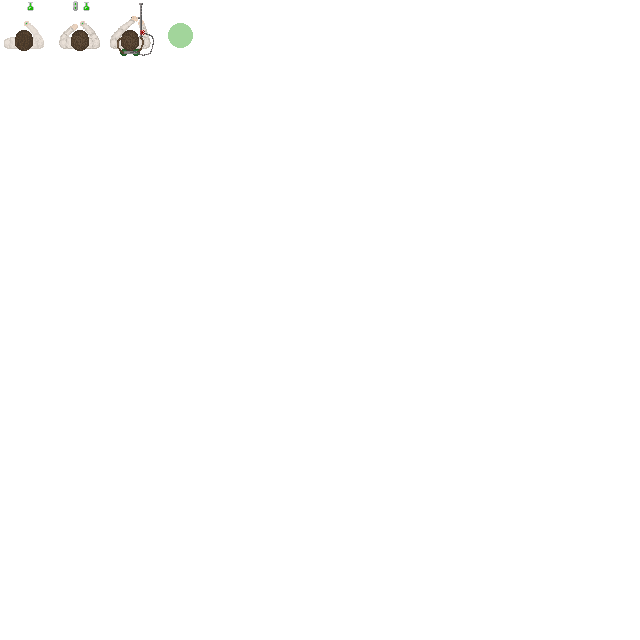
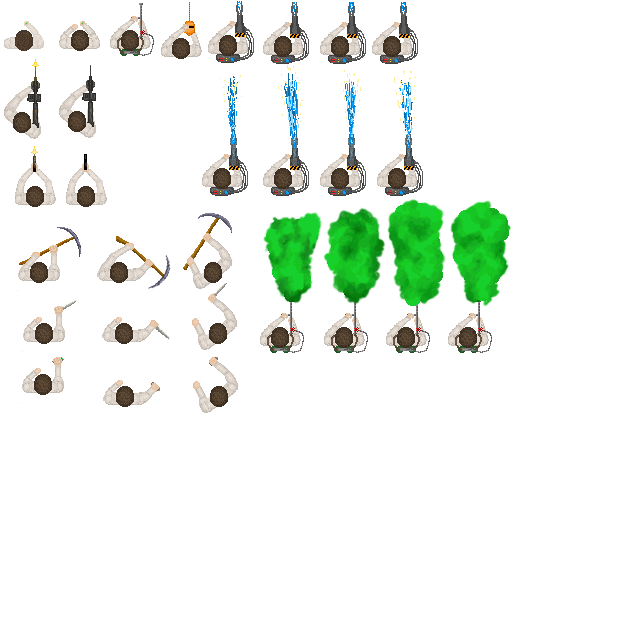
Layered file, before and after one edit (640 x 640). Changes by layer:
removed layer "Слой 2" over <box>70,3,193,56</box>
added layer "Слой 72" above "Слой 71" over <box>104,381,200,407</box>
added layer "Слой 71" above "Слой 70" over <box>193,357,239,413</box>
added layer "Слой 61" above "Слой 69" over <box>103,318,199,344</box>
added layer "Слой 68" above "Слой 67" over <box>12,357,64,409</box>
added layer "Слой 59" above "Слой 58" over <box>192,294,238,350</box>
added layer "Слой 58" above "Слой 57" over <box>13,306,65,358</box>
added layer "Слой 54" above "Слой 53" over <box>98,243,194,283</box>
added layer "Слой 50" above "Слой 49" over <box>187,233,233,290</box>
added layer "Слой 49" above "Слой 48" over <box>8,244,132,297</box>
added layer "Слой 47" above "Слой 46" over <box>183,213,233,281</box>
added layer "Слой 46" above "Слой 45" over <box>114,235,171,292</box>
added layer "Слой 45" above "PistolFire" over <box>19,227,82,265</box>
added layer "Слой 11" above "Слой 30" over <box>278,65,303,170</box>
added layer "Слой 30" above "Слой 29" over <box>385,134,423,196</box>
added layer "Слой 28" above "Слой 27" over <box>328,134,366,196</box>
added layer "Слой 26" above "Слой 25" over <box>271,134,309,196</box>
added layer "Слой 22" above "Слой 21" over <box>380,2,418,64</box>
added layer "Слой 20" above "Слой 19" over <box>328,2,366,64</box>
added layer "PistolIdle" (1st of 2) above "Слой 16" over <box>14,153,278,295</box>
added layer "PistolIdle" (2nd of 2) above "Слой 64" over <box>65,153,329,295</box>
added layer "Слой 80" above "Слой 76" over <box>52,282,227,391</box>
added layer "Постеризация 1" above "Слой 84" over <box>263,198,512,307</box>
renamed "Ученый" to "Слой 3", painted on it over <box>27,3,144,51</box>
…and 61 more changes (59 added, 2 removed)
